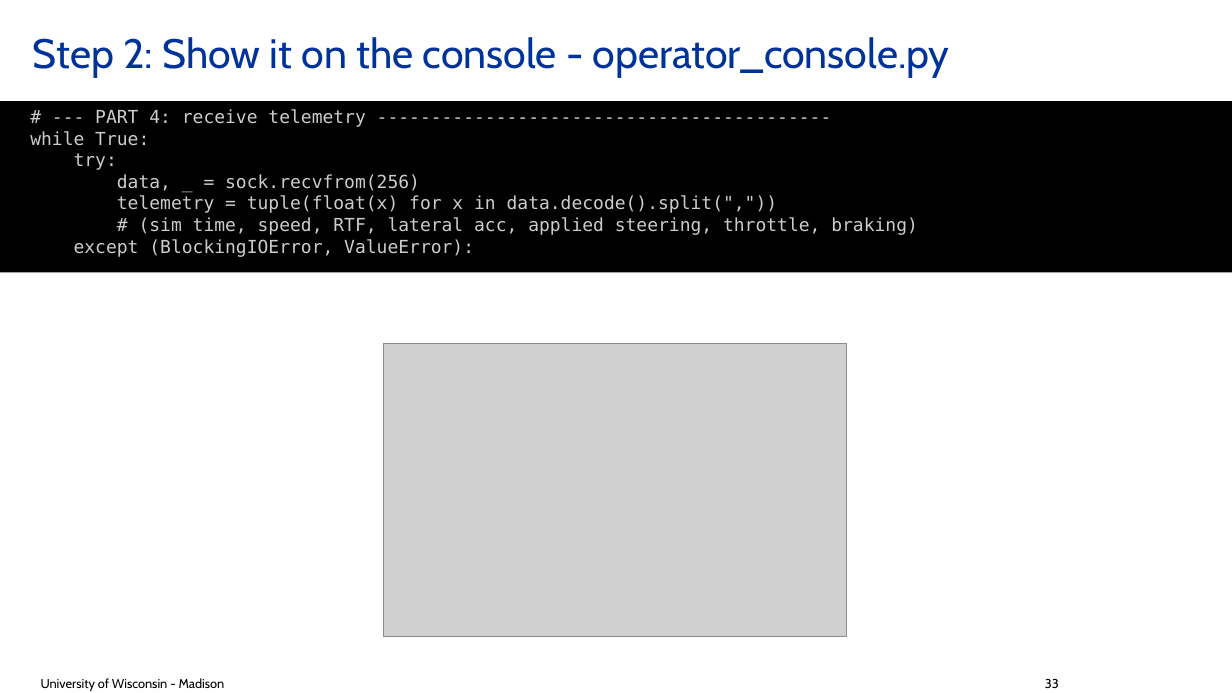
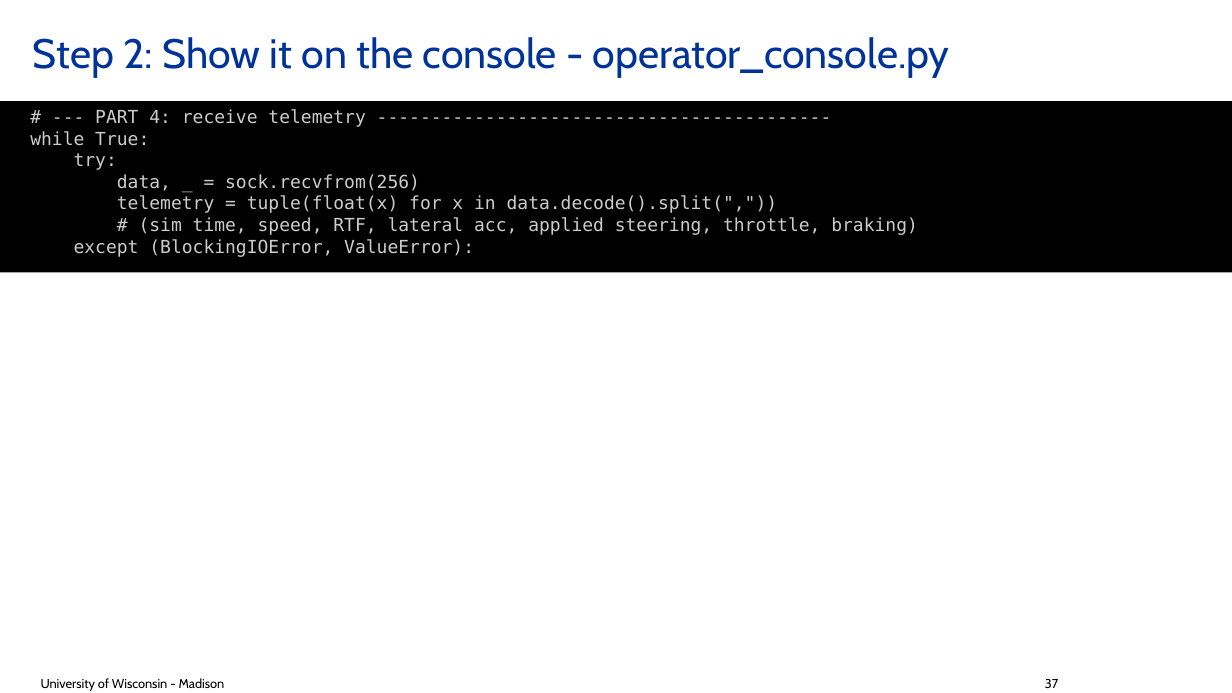
Before and after one commit to ksha23/chrono-hil-tutorial, a slide deck: slide 37 of tutorial_HIL_driver.pptx (slide 33 before the commit). Drawn at 1232x693 pixels with LibreOffice and Linux fonts; fonts in the diff are those of the drawing; grey boxes stand for pictures; background and template pictures are left out. Boxes give left, top, right and bottom in pixels: in the first picture for what was removed or moved away, otherwise in the second. Text is boxed around its words. In the diff, an @@ line names an element or a change of style, - is before the commit and + after.

```diff
--- a/tutorial_HIL_driver.pptx
+++ b/tutorial_HIL_driver.pptx
@@ picture removed at [384,344,848,637] @@
@@ text at [1045,679,1058,688]: text changed @@
-33
+37
```
Also in this commit, not shown: 23 other slides changed, 5 slides added, 1 slide removed, 3 other files.
